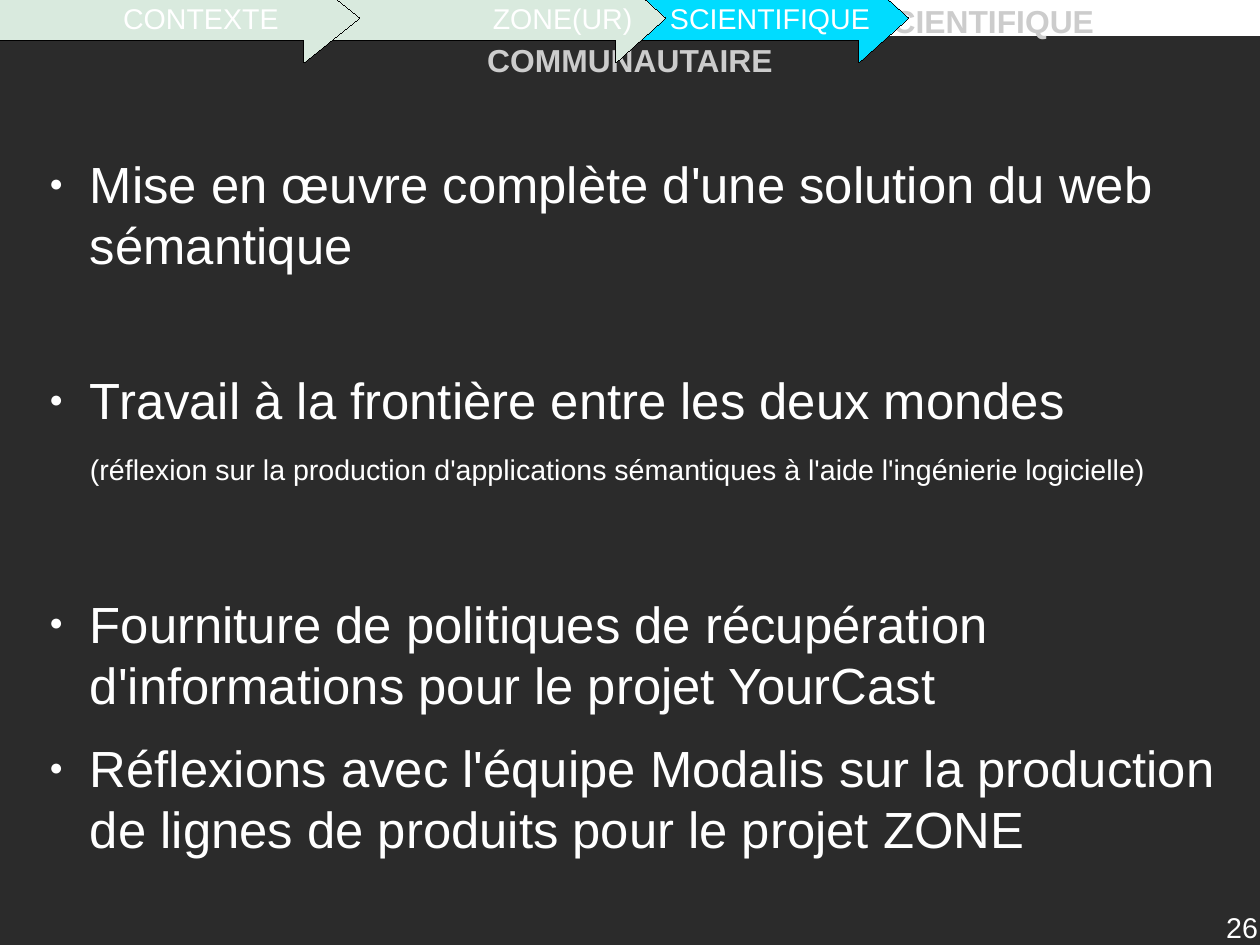
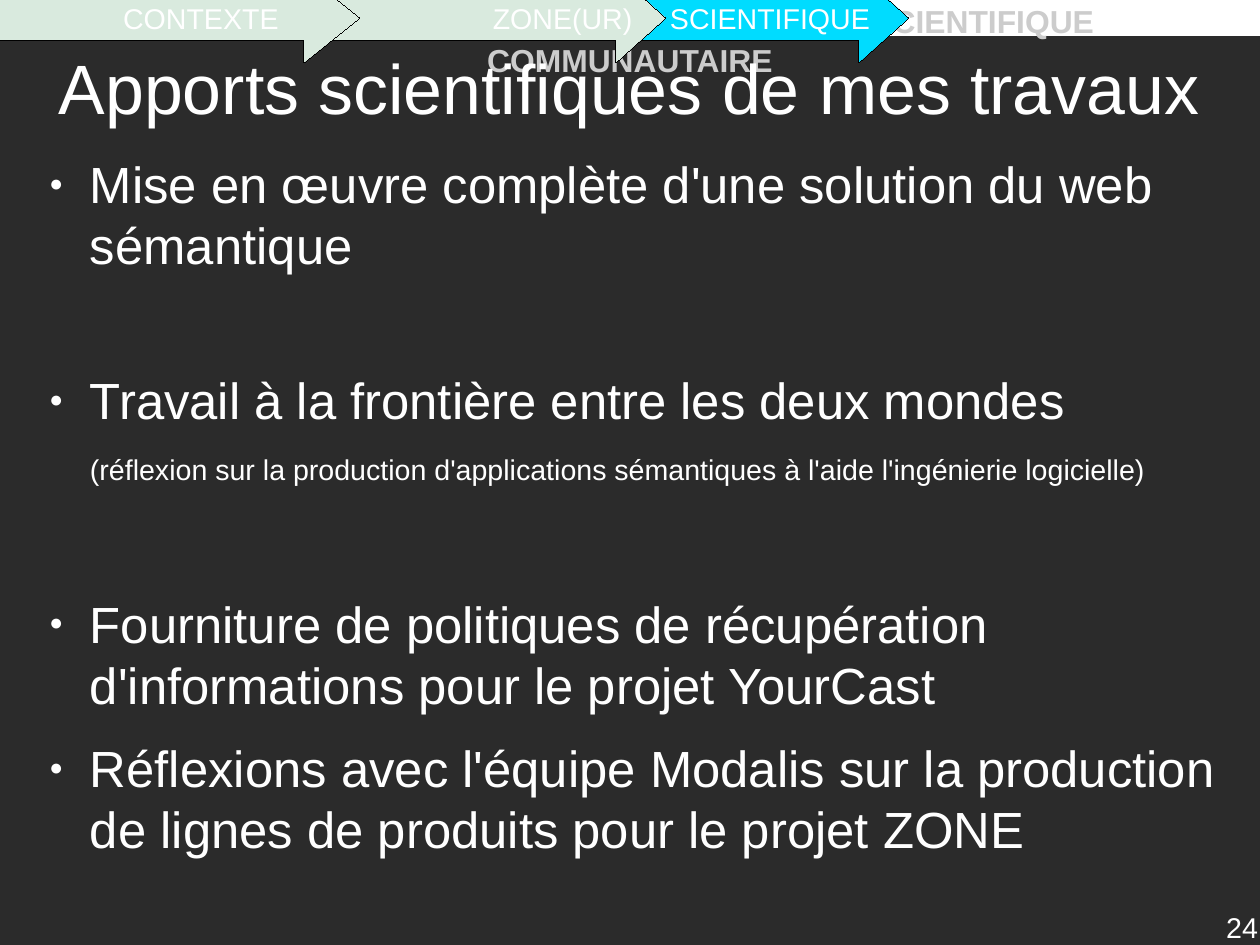
Before and after one commit to descl/ZONE, a slide deck: slide 24 of Rapport/presentation.odp (slide 26 before the commit). Drawn at 1260x945 pixels with LibreOffice and Linux fonts; fonts in the diff are those of the drawing; background and template pictures are left out; a plain dark background stands for a picture behind light text. Boxes give left, top, right and bottom in pixels: in the first picture for what was removed or moved away, otherwise in the second. Text is boxed around its words. In the diff, an @@ line names an element or a change of style, - is before the commit and + after.

```diff
--- a/Rapport/presentation.odp
+++ b/Rapport/presentation.odp
@@ title added at box(59, 58, 1199, 127), 44 pt, text #FFFFFF @@
+Apports scientifiques de mes travaux
@@ page number at box(1226, 918, 1258, 938): text changed @@
-26
+24
```
Also in this commit, not shown: 17 other slides changed, 2 slides added, 3 slides removed, 4 other files.
